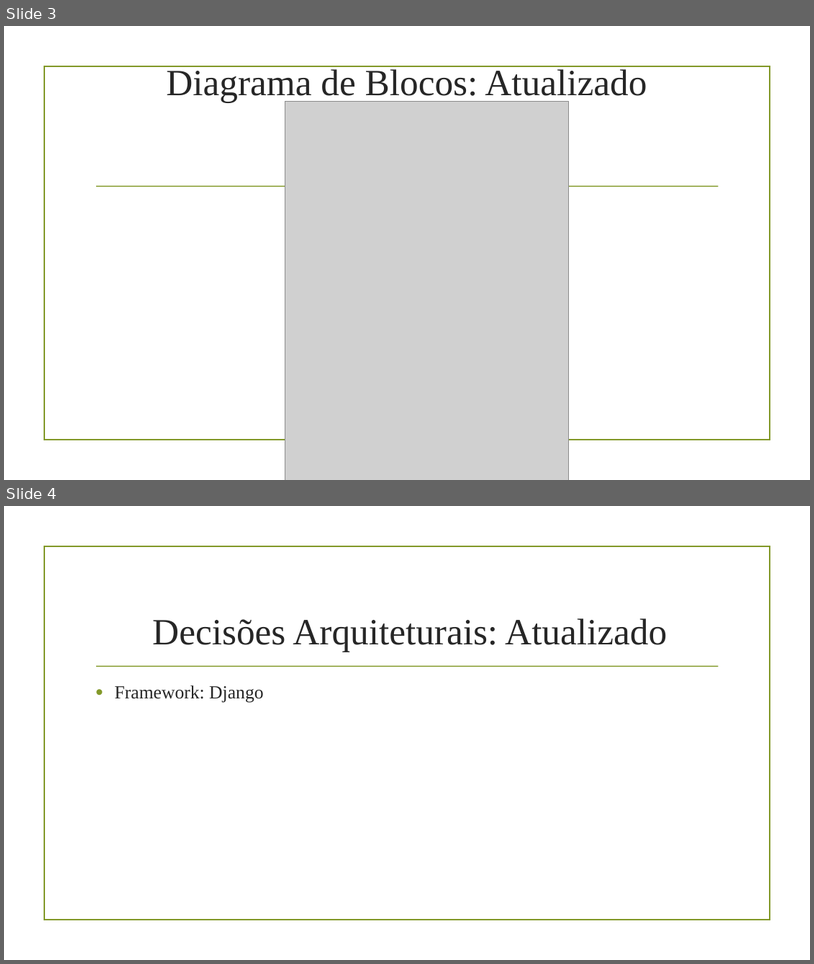
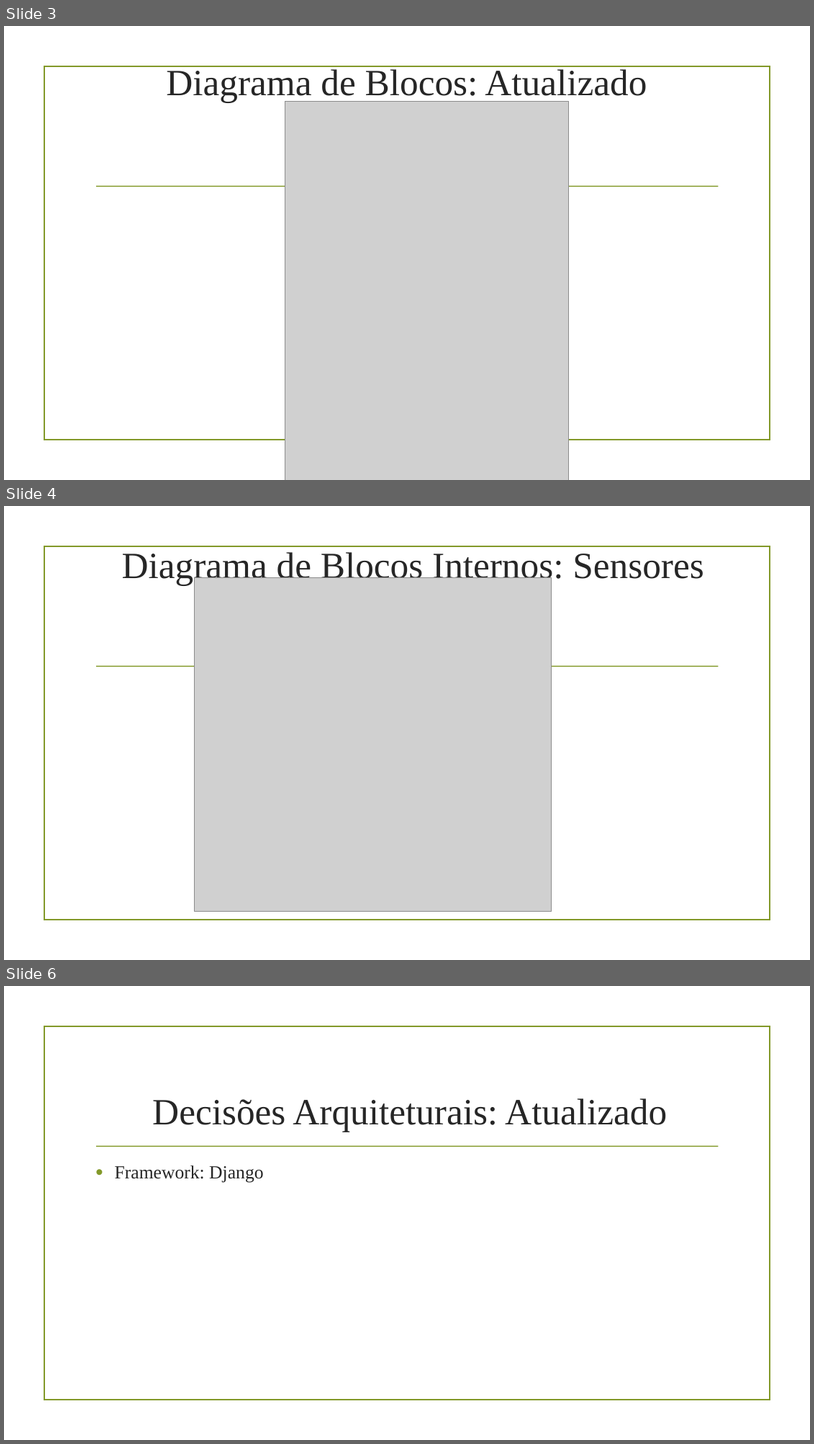
Before and after one commit to EduardoBrito97/SafeNSound, a slide deck: Projeto Teoria/Sprint 2/Sprint 2.odp. Shown one above the other, each under a label of ours: slides 3 and 4 before the commit, slides 3, 4 and 6 after it; the slides between them are not shown. The pictures are 814x964 and 814x1444 pixels, drawn with LibreOffice and Linux fonts; fonts in the diff are those of the drawing; grey boxes stand for pictures; background and template pictures are left out. Boxes give left, top, right and bottom in pixels: in the first picture for what was removed or moved away, otherwise in the second. Text is boxed around its words. In the diff, an @@ line names an element or a change of style, - is before the commit and + after.

```diff
--- a/Projeto Teoria/Sprint 2/Sprint 2.odp
+++ b/Projeto Teoria/Sprint 2/Sprint 2.odp
@@ slide 4 added at [4,506,810,960], background picture (left out); not listed: 2 template elements that a slide beside it also shows @@
@@ title added at [122,552,704,586], 44 pt, text #262626 @@
+Diagrama de Blocos Internos: Sensores
@@ picture added at [195,578,552,911] @@
@@ what was slide 4 is now slide 6 @@
```
Also in this commit, not shown: 3 slides changed, 1 other slide added, 3 other files.
